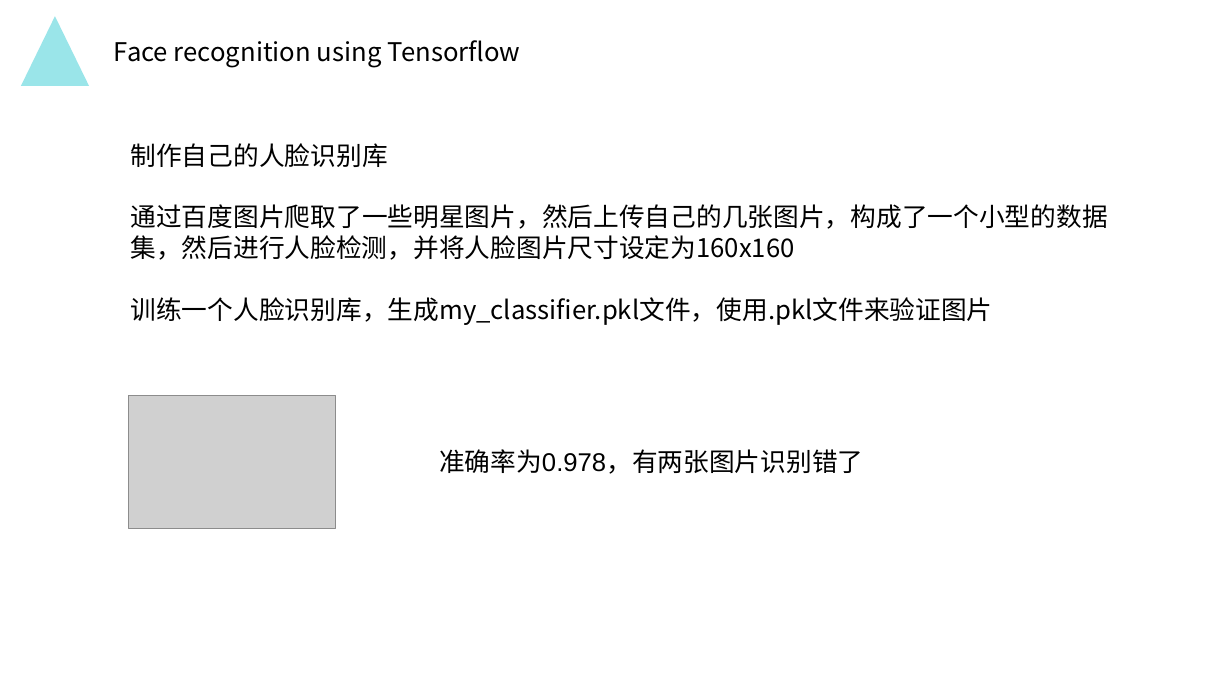
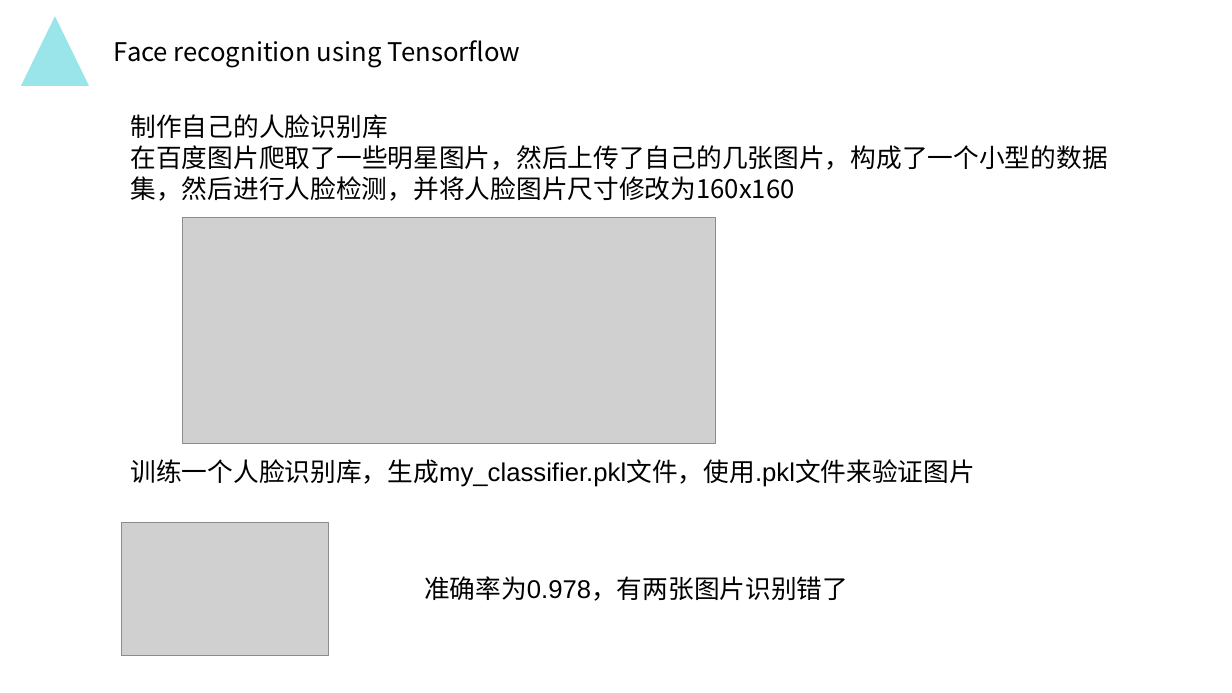
Before and after one commit to MydrBH/201720121206LvCheng, a slide deck: slide 23 of 中期报告.pptx (slide 17 before the commit). Drawn at 1232x693 pixels with LibreOffice and Linux fonts; fonts in the diff are those of the drawing; grey boxes stand for pictures; background and template pictures are left out. Boxes give left, top, right and bottom in pixels: in the first picture for what was removed or moved away, otherwise in the second. Text is boxed around its words. In the diff, an @@ line names an element or a change of style, - is before the commit and + after.

```diff
--- a/中期报告.pptx
+++ b/中期报告.pptx
@@ text "制作自己的人脸识别库": place and size @@
-text "制作自己的人脸识别库" at (131,143,1108,325)
+text "制作自己的人脸识别库" at (131,114,1108,201)
@@ text at (131,145,1108,201): text changed @@
-通过百度图片爬取了一些明星图片，然后上传自己的几张图片，构成了一个小型的数据集，然后进行人脸检测，并将人脸图片尺寸设定为160x160
-训练一个人脸识别库，生成my_classifier.pkl文件，使用.pkl文件来验证图片
+在百度图片爬取了一些明星图片，然后上传了自己的几张图片，构成了一个小型的数据集，然后进行人脸检测，并将人脸图片尺寸修改为160x160
@@ picture added at (182,217,716,443) @@
@@ text added at (131,459,975,487), 20 pt, text #000000 @@
+训练一个人脸识别库，生成my_classifier.pkl文件，使用.pkl文件来验证图片
@@ picture: place and size @@
-picture at (128,396,335,529)
+picture at (121,522,328,655)
@@ text "准确率为0.978，有两张图片识别错了": place and size @@
-text "准确率为0.978，有两张图片识别错了" at (439,449,863,474)
+text "准确率为0.978，有两张图片识别错了" at (424,576,848,601)
```
Also in this commit, not shown: 11 other slides changed, 7 slides added, 1 slide removed.
